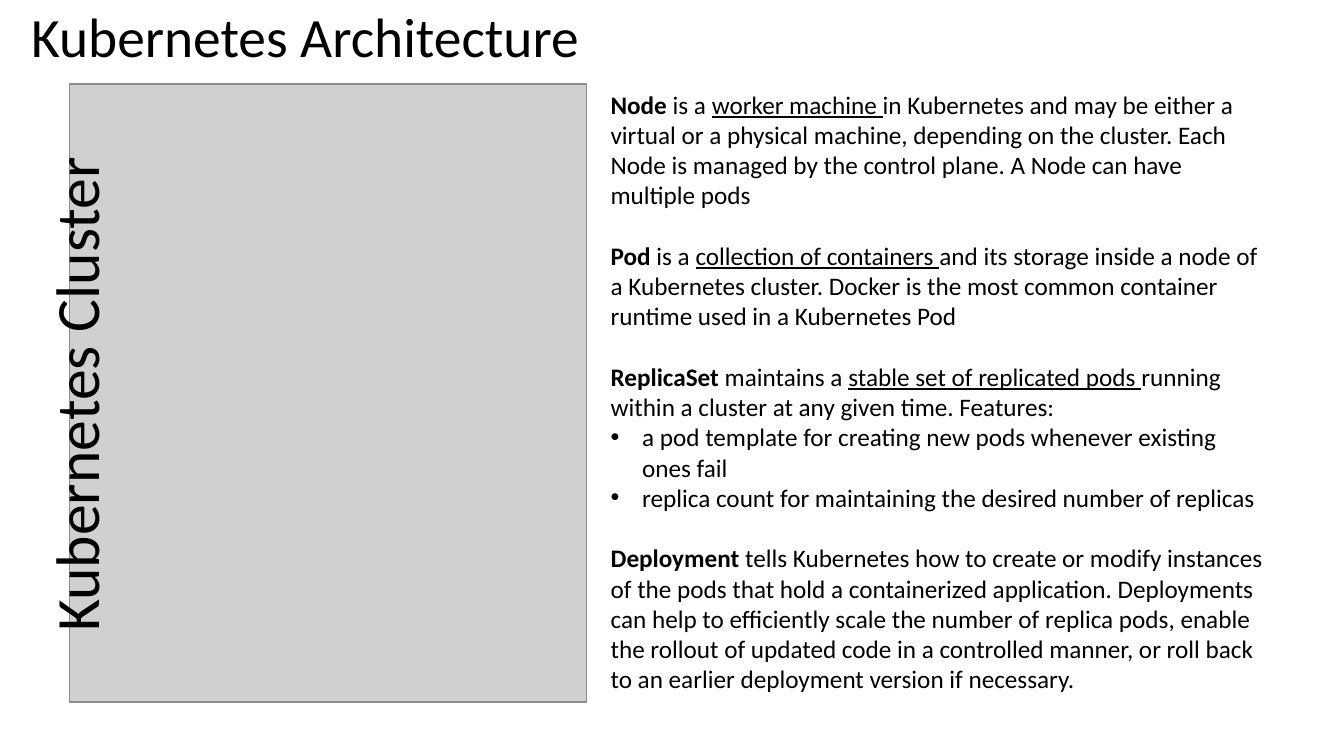
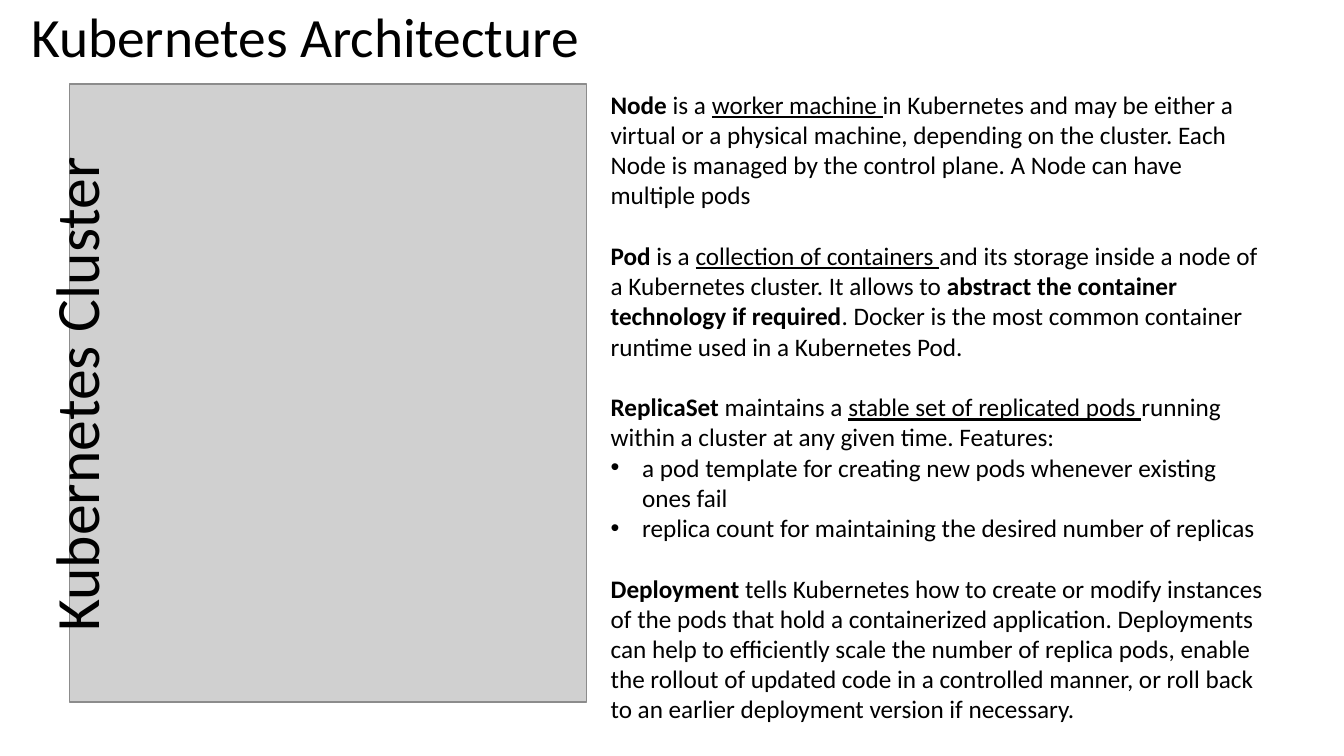
Before and after one commit to as6485/technology, a slide deck: slide 6 of Container Technologies.pptx. Drawn at 1344x756 pixels with LibreOffice and Linux fonts; fonts in the diff are those of the drawing; grey boxes stand for pictures. Boxes give left, top, right and bottom in pixels: in the first picture for what was removed or moved away, otherwise in the second. Text is boxed around its words. In the diff, an @@ line names an element or a change of style, - is before the commit and + after.

```diff
--- a/Container Technologies.pptx
+++ b/Container Technologies.pptx
@@ text at <box>611,247,1257,357</box>: text changed @@
-Pod is a collection of containers and its storage inside a node of a Kubernetes cluster. Docker is the most common container runtime used in a Kubernetes Pod
+Pod is a collection of containers and its storage inside a node of a Kubernetes cluster. It allows to abstract the container technology if required. Docker is the most common container runtime used in a Kubernetes Pod.
```
Also in this commit, not shown: 3 slides added, 7 other files.
